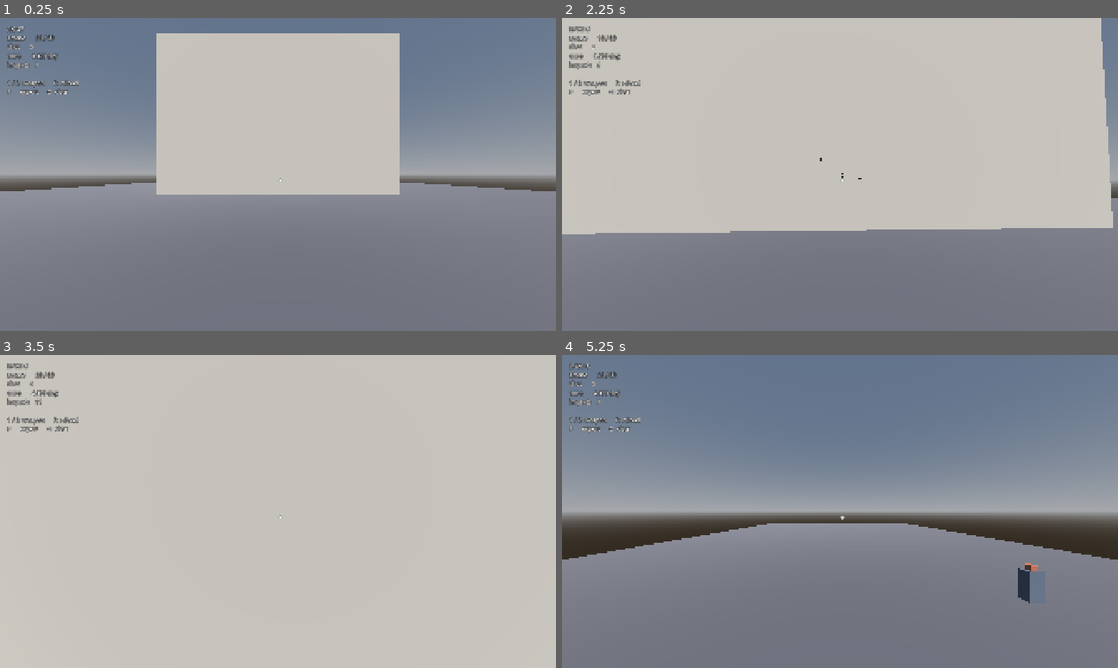
Above: before the commit, frames 1-4 (two rows, left to right).
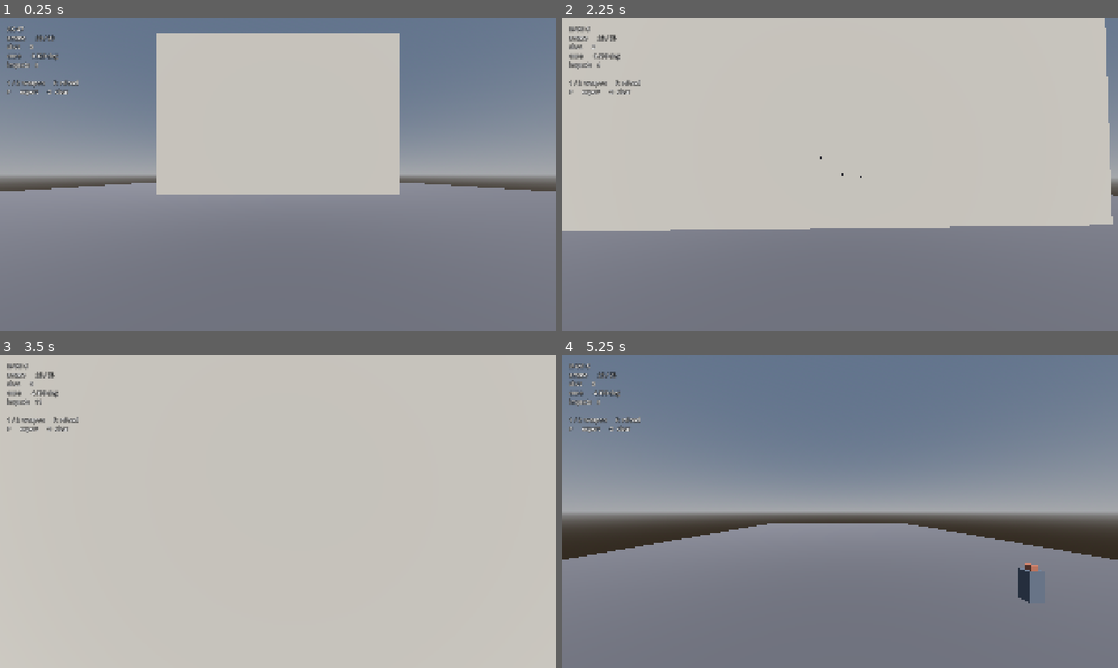
Above: after the commit, the same moments.

Repository: sidcarrollworks/CSGODOT
Game: Godot game, scene res://maps/test_range/test_range.tscn
Same seed, same stepped clock (60 frames per second), same inputs: the game is played once before the commit and once after it. This scene is started directly instead of the project's main scene.
Inputs (mouse positions are in pixels of both pictures, inside the frame that each line leads up to):
- Up to frame 1 (0.25 s): no input
- Up to frame 2 (2.25 s): tap Enter at 0.5 s; move the mouse to (867, 174) at 0.52 s; hold 2 (slot2) 0.53-1.28 s; hold W (move_forward) from 0.53 s (still down); click (867, 174) at 0.67 s; tap Space (jump) at 0.77, 1.52 s; tap Shift (walk) at 0.8, 1.35 s; move the mouse to (812, 174) at 1.27 s; click (812, 174) at 1.42 s; tap 2 (slot2) at 1.55 s; move the mouse to (851, 168) at 2.02 s; press the mouse at (851, 168) at 2.03 s
- Up to frame 3 (3.5 s): keep holding W (move_forward); tap Shift (walk) at 2.3 s; move the mouse to (272, 517) at 2.77 s; release the mouse at (272, 517) at 2.78 s; right-click (272, 517) at 2.85 s; click (272, 517) at 2.92 s; tap Space (jump) at 3.02 s; tap 2 (slot2) at 3.05 s
- Up to frame 4 (5.25 s): keep holding W (move_forward); tap O (reset_range) at 3.5, 4.25, 5 s; move the mouse to (878, 514) at 3.52 s; hold Ctrl (duck) 3.53-4.28 s; click (878, 514) at 3.67 s; tap Space (jump) at 3.77, 4.52 s; tap Shift (walk) at 3.8 s; move the mouse to (795, 508) at 4.27 s; tap P (export_spray) at 4.35 s; click (795, 508) at 4.42 s; tap 2 (slot2) at 4.55 s; move the mouse to (845, 511) at 5.02 s; hold V (noclip) from 5.03 s (still down); click (845, 511) at 5.17 s

The runs differ from the first frame. In frame 1, less than 0.1% of the frame differs, in the area x 50-51%, y 51-53%; in frame 2, 1.0%, in the area x 0-100%, y 0-70%; in frame 3, less than 0.1%; in frame 4, less than 0.1%.

Commit message:
Fix the spray never starting, and the crosshair being off centre
Two bugs Sid reported from the test range, both reproduced headless first.

The spray never advanced. Weapon.update() restarted the pattern whenever the
accumulated view punch had decayed to near zero, as a stand-in for "the
recoil has recovered". But every pattern's first entry is (0, 0) by
definition, so the punch after shot one is already zero and the check fired
between every pair of shots. Every round came out as shot number one, which
is exactly "there is no spray pattern at all". The reset is now keyed on time
off the trigger (recoil_reset_time, 0.4 s), with view recovery left as its
own separate thing.

The tests missed it because every recoil test drove fire() in a loop and
never called update(), which is where the reset lived. There is now a test
that ticks update() and fire() together the way PlayerController does, over a
full magazine, for both weapons.

The first bullet looked like it landed up and left of the crosshair. The gun
was right; the crosshair was wrong. It was a Label holding "+" anchored to
the centre, and a Control's anchors place its top-left corner, so the glyph
was drawn down and right of centre by half its own box. Replaced with
src/ui/crosshair.gd, which draws four ticks around a gap and is centred by
construction, plus a centre dot in the range where the question being asked
is whether a bullet went exactly where it was aimed.

Both spray patterns are now the real ones, read off the CS2 spray plots Sid
supplied: 30 shots for the AK-47 and 25 for the M4A1-S. The plots encode
firing order as saturation with the last round most saturated, so the order
comes from sorting by saturation, with ties inside the encoding's noise
broken by whichever order keeps the path continuous. Both recover the
recognisable shape: climb, sweep left, sweep right.

The shape is measured; the size is not, because the plots carry no angular
scale. Both patterns are scaled together by assuming the AK climbs 16 degrees,
which preserves the relationship between the two guns. recoil_scale on the
weapon corrects it in one number rather than sixty edited rows.

Also: the M4A1-S magazine is 25, not 20. Its spray plot has 25 dots on it.

25 new checks, 190 in total.

Co-Authored-By: Claude Opus 5 (1M context) <noreply@anthropic.com>
Claude-Session: https://claude.ai/code/session_01YJnWJFEo2kKSxD4GAVgMTN

Diff:
--- a/maps/test_range/test_range.gd
+++ b/maps/test_range/test_range.gd
@@ -211,13 +211,11 @@
 	_label.add_theme_constant_override("outline_size", 6)
 	layer.add_child(_label)
 
-	# A crosshair, since aiming at a wall without one is guesswork.
-	var crosshair := Label.new()
-	crosshair.text = "+"
-	crosshair.add_theme_font_size_override("font_size", 28)
-	crosshair.add_theme_color_override("font_outline_color", Color.BLACK)
-	crosshair.add_theme_constant_override("outline_size", 4)
-	crosshair.set_anchors_preset(Control.PRESET_CENTER)
+	# A crosshair, since aiming at a wall without one is guesswork. The centre
+	# dot is on here because this is the range where the question being asked
+	# is whether a bullet went exactly where it was aimed.
+	var crosshair := Crosshair.new()
+	crosshair.centre_dot = true
 	layer.add_child(crosshair)
 
 	add_child(layer)
--- a/reference/spray_patterns/ak47.csv
+++ b/reference/spray_patterns/ak47.csv
@@ -1,34 +1,40 @@
-# PLACEHOLDER PATTERN - NOT MEASURED FROM CS2.
-# Generated from the crude model documented in this directory's README.
-# Replace with real measurements before judging how the weapon feels.
+# Measured from a CS2 spray plot supplied by Sid on 2026-09-21.
+# Dot positions read off the plot; shot order from the plot's
+# saturation ramp, where the last round is the most saturated.
+#
+# SCALE IS THE ONE ESTIMATED NUMBER HERE. The plot carries no
+# angular scale, so both patterns are scaled together by assuming
+# the AK-47 climbs 16.0 degrees from first shot to the top of the
+# pattern. The SHAPE is measured; the SIZE is not. To correct it,
+# set recoil_scale on the weapon rather than editing these rows.
 # shot,x_degrees,y_degrees
 0,0.0000,0.0000
-1,0.0000,1.6000
-2,0.0000,3.2000
-3,0.0000,4.8000
-4,0.0000,6.4000
-5,0.0000,7.2000
-6,0.5500,8.0000
-7,1.1000,8.8000
-8,1.6500,9.6000
-9,2.2000,10.4000
-10,2.7500,11.2000
-11,3.3000,11.3200
-12,3.8500,11.4400
-13,2.9500,11.5600
-14,2.0500,11.6800
-15,1.1500,11.8000
-16,0.2500,11.9200
-17,-0.6500,12.0400
-18,-1.5500,12.1600
-19,-2.4500,12.2800
-20,-3.3500,12.4000
-21,-2.8500,12.5200
-22,-2.3500,12.6400
-23,-1.8500,12.7600
-24,-1.3500,12.8800
-25,-0.8500,13.0000
-26,-0.3500,13.1200
-27,0.1500,13.2400
-28,0.6500,13.3600
-29,1.1500,13.4800
+1,0.2542,0.5055
+2,0.0026,1.9531
+3,0.1631,4.1515
+4,0.2486,6.6113
+5,-0.6829,8.7215
+6,-1.2827,10.7515
+7,-2.2181,12.1975
+8,-1.1087,13.6378
+9,2.1886,13.2109
+10,3.7230,13.6369
+11,2.7059,14.2266
+12,3.8886,14.3145
+13,5.9126,14.1398
+14,6.1727,14.3118
+15,3.3799,14.6579
+16,1.5985,14.9092
+17,-1.2866,15.6732
+18,0.5849,15.3154
+19,-2.3846,14.9888
+20,-3.9969,14.8236
+21,-2.7158,14.9087
+22,-2.1334,15.3312
+23,-1.6190,16.0000
+24,-3.0688,15.6754
+25,-3.3915,15.7553
+26,-1.8675,15.7581
+27,0.4809,15.5221
+28,3.8084,14.6595
+29,5.0675,14.3980
--- a/reference/spray_patterns/m4a1s.csv
+++ b/reference/spray_patterns/m4a1s.csv
@@ -1,24 +1,35 @@
-# PLACEHOLDER PATTERN - NOT MEASURED FROM CS2.
-# Generated from the crude model documented in this directory's README.
-# Replace with real measurements before judging how the weapon feels.
+# Measured from a CS2 spray plot supplied by Sid on 2026-09-21.
+# Dot positions read off the plot; shot order from the plot's
+# saturation ramp, where the last round is the most saturated.
+#
+# SCALE IS THE ONE ESTIMATED NUMBER HERE. The plot carries no
+# angular scale, so both patterns are scaled together by assuming
+# the AK-47 climbs 16.0 degrees from first shot to the top of the
+# pattern. The SHAPE is measured; the SIZE is not. To correct it,
+# set recoil_scale on the weapon rather than editing these rows.
 # shot,x_degrees,y_degrees
 0,0.0000,0.0000
-1,0.0548,1.1000
-2,0.1363,2.2000
-3,0.0897,3.3000
-4,-0.1239,3.9500
-5,-0.3421,4.6000
-6,-0.2705,5.2500
-7,0.0059,5.9000
-8,0.2778,6.5500
-9,0.3395,7.2000
-10,0.1442,7.8500
-11,-0.1601,7.9300
-12,-0.3433,8.0100
-13,-0.2667,8.0900
-14,0.0118,8.1700
-15,0.2813,8.2500
-16,0.3380,8.3300
-17,0.1389,8.4100
-18,-0.1653,8.4900
-19,-0.3444,8.5700
+1,-0.0019,0.3340
+2,-0.0046,0.6615
+3,0.1641,1.5998
+4,-0.0822,2.7874
+5,0.3307,4.2231
+6,0.4938,5.5850
+7,-0.6019,7.2751
+8,-0.9330,7.4497
+9,-2.2160,7.6146
+10,-1.6996,7.9518
+11,-0.6036,8.3800
+12,1.0101,8.4651
+13,2.3567,8.1262
+14,3.3798,8.0379
+15,4.3090,8.1257
+16,3.7296,8.2926
+17,2.8739,8.4642
+18,3.5500,8.5458
+19,4.0522,8.3772
+20,1.8601,8.3791
+21,1.4235,8.6289
+22,-0.0033,8.7921
+23,-0.5101,9.3894
+24,-0.6923,9.5695
--- /dev/null
+++ b/src/ui/crosshair.gd
@@ -0,0 +1,55 @@
+class_name Crosshair
+extends Control
+
+## A CS-style crosshair: four ticks around a centre gap, drawn rather than
+## typed.
+##
+## It has to be exactly on the point the bullet goes through, because that is
+## the only thing anyone can use to judge whether aiming is correct. A Label
+## holding "+" cannot do that: a Control's anchors position its top-left
+## corner, so a centred Label puts the glyph down and to the right of the
+## centre by half its own box, and the first bullet then appears to land up
+## and to the left. That was a real bug, reported as the gun shooting off
+## centre.
+
+@export var gap: float = 4.0
+@export var length: float = 7.0
+@export var thickness: float = 2.0
+@export var outline: float = 1.0
+@export var colour: Color = Color(0.2, 1.0, 0.4)
+@export var outline_colour: Color = Color(0, 0, 0, 0.85)
+
+## Draw a dot in the middle as well. Useful while tuning, since it marks the
+## exact pixel a shot with no spread passes through.
+@export var centre_dot: bool = false
+
+
+func _ready() -> void:
+	# The whole viewport, so the centre of this Control is the centre of the
+	# screen no matter how the window is resized.
+	set_anchors_and_offsets_preset(Control.PRESET_FULL_RECT)
+	mouse_filter = Control.MOUSE_FILTER_IGNORE
+	get_viewport().size_changed.connect(queue_redraw)
+
+
+func _draw() -> void:
+	var centre := size * 0.5
+	var half := thickness * 0.5
+
+	# Vertical ticks above and below, horizontal ticks left and right.
+	var arms: Array[Rect2] = [
+		Rect2(centre.x - half, centre.y - gap - length, thickness, length),
+		Rect2(centre.x - half, centre.y + gap, thickness, length),
+		Rect2(centre.x - gap - length, centre.y - half, length, thickness),
+		Rect2(centre.x + gap, centre.y - half, length, thickness),
+	]
+
+	for arm in arms:
+		draw_rect(arm.grow(outline), outline_colour)
+	for arm in arms:
+		draw_rect(arm, colour)
+
+	if centre_dot:
+		var dot := Rect2(centre.x - half, centre.y - half, thickness, thickness)
+		draw_rect(dot.grow(outline), outline_colour)
+		draw_rect(dot, colour)
--- a/src/weapons/weapon.gd
+++ b/src/weapons/weapon.gd
@@ -108,11 +108,17 @@
 		var length := accumulated_punch.length()
 		if length > 0.0:
 			accumulated_punch *= maxf(length - recovery, 0.0) / length
-
-		# Back to the start of the pattern once the view has settled.
 		if accumulated_punch.length() < 0.01:
 			accumulated_punch = Vector2.ZERO
-			_shot_index = 0
+
+	# Back to the top of the pattern once the trigger has been off long enough.
+	#
+	# Keyed on time, not on how far the view has recovered. Every pattern's
+	# first entry is (0, 0), so the punch after shot one is zero and a
+	# recovery test would reset the spray before it had begun: every shot came
+	# out as shot one and the gun had no pattern at all.
+	if since_shot > data.recoil_reset_time:
+		_shot_index = 0
 
 	_inaccuracy = maxf(
 		_inaccuracy - data.inaccuracy_recovery_rate * dt, 0.0
@@ -157,8 +163,8 @@
 
 	var previous := Vector2.ZERO
 	if _shot_index > 0:
-		previous = RecoilPattern.offset_for(data.recoil_pattern, _shot_index - 1)
-	var current := RecoilPattern.offset_for(data.recoil_pattern, _shot_index)
+		previous = data.recoil_offset(_shot_index - 1)
+	var current := data.recoil_offset(_shot_index)
 	var punch := (current - previous) * data.recoil_view_fraction
 
 	# The bullet goes where the crosshair will be after this shot's kick, so
--- a/src/weapons/weapon_data.gd
+++ b/src/weapons/weapon_data.gd
@@ -60,14 +60,32 @@
 ## Per-shot aim offsets in degrees, indexed by shot number. This is the spray
 ## pattern, and it is the single most recognisable thing about a CS weapon.
 ##
-## Loaded from reference/spray_patterns/<name>.csv. The file shipped with the
-## project is a placeholder generated from a crude model, NOT the real
-## pattern. See that directory's README.
+## Loaded from reference/spray_patterns/<name>.csv, which is read off a CS2
+## spray plot. The shape is measured; the overall size is an estimate, and
+## recoil_scale below is the one knob for correcting it.
 @export var recoil_pattern: PackedVector2Array = PackedVector2Array()
 
-## How fast accumulated recoil decays once you stop firing, in pattern indices
-## per second. CS returns your aim over a short window rather than instantly.
+## Multiplies every entry in the pattern.
+##
+## The plots the patterns were read from carry no angular scale, so the size
+## of the spray is the one part of it that was not measured. This exists so
+## that correcting it is one number against a reference spray, rather than
+## thirty rows edited by hand. See reference/spray_patterns/README.md.
+@export var recoil_scale: float = 1.0
+
+## How fast accumulated view punch eases back once you stop firing, in degrees
+## per second. This returns the camera; it does not rewind the pattern.
 @export var recoil_recovery_rate: float = 10.0
+
+## How long the trigger has to be off before the spray starts from the top
+## again, in seconds.
+##
+## This is deliberately a time and not a test on how far the view has
+## recovered. The first entry of a pattern is (0, 0) by definition, so the
+## accumulated punch after shot one is zero, and a recovery test would decide
+## the spray had finished before it had started. That bug made every shot
+## shot number one and flattened the pattern entirely.
+@export var recoil_reset_time: float = 0.4
 
 ## How much of the recoil offset is applied to the view rather than only to
 ## where the bullets go. At 1.0 the crosshair climbs with the spray, which is
@@ -94,6 +112,13 @@
 @export var inaccuracy_speed_threshold: float = 55.0
 
 
+## The pattern offset for a shot, scaled, holding the last entry once the
+## pattern runs out. CS patterns cover the magazine; anything past the end
+## should not move.
+func recoil_offset(shot_index: int) -> Vector2:
+	return RecoilPattern.offset_for(recoil_pattern, shot_index) * recoil_scale
+
+
 ## Damage at a given distance, before armour.
 func damage_at(distance: float) -> float:
 	return base_damage * pow(range_modifier, distance / falloff_distance)
--- a/src/weapons/weapon_library.gd
+++ b/src/weapons/weapon_library.gd
@@ -7,6 +7,9 @@
 ## the sources disagree in places. They are a starting point for tuning and
 ## should not be trusted until someone has checked them in game. See
 ## reference/weapon_stats.md for where each one came from.
+##
+## The two exceptions are the spray patterns and the M4A1-S magazine size,
+## which come from CS2 spray plots Sid supplied on 2026-09-21.
 
 static func ak47() -> WeaponData:
 	var data := WeaponData.new()
@@ -51,8 +54,10 @@
 	data.range_modifier = 0.94
 
 	data.cycle_time = 0.1  # 600 RPM
-	data.magazine_size = 20
-	data.reserve_ammo = 80
+	# 25, not the 20 this used to say. The CS2 spray plot for this weapon has
+	# 25 dots on it, which settles it.
+	data.magazine_size = 25
+	data.reserve_ammo = 75
 	data.reload_time = 3.1
 
 	data.max_player_speed = 225.0
--- a/tests/run_weapon_tests.gd
+++ b/tests/run_weapon_tests.gd
@@ -27,6 +27,10 @@
 		_test_deterministic_spread()
 		_test_recoil_follows_the_pattern()
 		_test_recoil_recovers()
+		_test_held_trigger_walks_the_whole_pattern()
+		_test_spray_resets_on_time()
+		_test_patterns_are_the_measured_ones()
+		_test_recoil_scale()
 		_test_inaccuracy_by_state()
 		_test_damage_falloff()
 		_test_hitbox_multipliers()
@@ -41,6 +45,7 @@
 
 	_test_headshot_registers()
 	_test_wall_blocks_the_shot()
+	_test_crosshair_is_centred()
 	_report()
 	return true
 
@@ -192,6 +197,159 @@
 	)
 
 
+## Drives update() and fire() together, the way PlayerController does.
+##
+## This is the shape the bug hid in: every earlier recoil test called fire()
+## in a loop and never called update(), so nothing exercised the reset that
+## runs between shots. In the game the spray never got past shot one and the
+## gun had no pattern at all.
+func _test_held_trigger_walks_the_whole_pattern() -> void:
+	for data in [WeaponLibrary.ak47(), WeaponLibrary.m4a1s()]:
+		var weapon := Weapon.new(data)
+		var state := _standing()
+		var now := 0
+		var indices: Array[int] = []
+		var climb: Array[float] = []
+
+		# Two magazines' worth of ticks, trigger held the whole time.
+		for tick in int(data.magazine_size * data.cycle_time * 2.0 / DT):
+			now += int(DT * SECOND)
+			weapon.update(DT, now)
+			var shot := weapon.fire(now, 1.0, Vector3.ZERO, 0.0, 0.0, state)
+			if shot != null:
+				indices.append(shot.shot_index)
+				climb.append(weapon.accumulated_punch.y)
+
+		_check_equal(
+			indices.size(), data.magazine_size,
+			"%s empties its magazine on a held trigger" % data.display_name
+		)
+		var walked := true
+		for i in indices.size():
+			if indices[i] != i:
+				walked = false
+				break
+		_check(
+			walked,
+			"%s walks the pattern 0..%d rather than repeating a shot (%s)"
+				% [data.display_name, data.magazine_size - 1, indices.slice(0, 6)]
+		)
+		if climb.size() > 8:
+			_check(
+				climb[7] > 3.0,
+				"%s view has climbed by the eighth shot (%.2f degrees)"
+					% [data.display_name, climb[7]]
+			)
+
+
+## The spray restarts on time off the trigger, not on how far the view has
+## recovered. A pattern's first entry is (0, 0), so punch after shot one is
+## zero and a recovery test resets a spray that has not started.
+func _test_spray_resets_on_time() -> void:
+	var data := WeaponLibrary.ak47()
+	var weapon := Weapon.new(data)
+	var state := _standing()
+	var now := 0
+
+	# One shot, then wait less than the reset time.
+	now += int(DT * SECOND)
+	weapon.update(DT, now)
+	var first := weapon.fire(now, 1.0, Vector3.ZERO, 0.0, 0.0, state)
+	_check(first != null and first.shot_index == 0, "the first shot is shot zero")
+	_check_near(
+		weapon.accumulated_punch.length(), 0.0,
+		"the first shot applies no punch, because the pattern starts at zero"
+	)
+
+	var short_wait := int(data.recoil_reset_time * 0.5 * SECOND)
+	var target := now + short_wait
+	while now < target:
+		now += int(DT * SECOND)
+		weapon.update(DT, now)
+	_check_equal(
+		weapon.shot_index(), 1,
+		"a pause shorter than the reset time keeps the place in the pattern"
+	)
+
+	var long_wait := int(data.recoil_reset_time * 1.5 * SECOND)
+	target = now + long_wait
+	while now < target:
+		now += int(DT * SECOND)
+		weapon.update(DT, now)
+	_check_equal(
+		weapon.shot_index(), 0,
+		"a pause longer than the reset time starts the pattern again"
+	)
+
+
+## The patterns are the ones read off the CS2 spray plots, not placeholders.
+func _test_patterns_are_the_measured_ones() -> void:
+	var ak := WeaponLibrary.ak47()
+	var m4 := WeaponLibrary.m4a1s()
+
+	_check_equal(ak.recoil_pattern.size(), 30, "the AK pattern covers 30 rounds")
+	_check_equal(m4.recoil_pattern.size(), 25, "the M4A1-S pattern covers 25 rounds")
+	_check_equal(
+		ak.magazine_size, ak.recoil_pattern.size(),
+		"the AK magazine and its pattern are the same length"
+	)
+	_check_equal(
+		m4.magazine_size, m4.recoil_pattern.size(),
+		"the M4A1-S magazine and its pattern are the same length"
+	)
+
+	for data in [ak, m4]:
+		_check(
+			data.recoil_pattern[0] == Vector2.ZERO,
+			"%s puts its first bullet exactly on the crosshair" % data.display_name
+		)
+
+	# The opening of both patterns is a near-vertical climb, which is the part
+	# a player learns first and the part most obviously wrong if the shot
+	# order came out backwards.
+	for data in [ak, m4]:
+		var rising := true
+		for i in range(1, 8):
+			if data.recoil_pattern[i].y <= data.recoil_pattern[i - 1].y:
+				rising = false
+				break
+		_check(
+			rising,
+			"%s climbs on every one of its first eight shots" % data.display_name
+		)
+		var drift: float = absf(data.recoil_pattern[4].x)
+		_check(
+			drift < absf(data.recoil_pattern[4].y),
+			"%s climbs further than it drifts early on (%.2f across, %.2f up)"
+				% [data.display_name, drift, data.recoil_pattern[4].y]
+		)
+
+	_check(
+		ak.recoil_pattern[29].y > m4.recoil_pattern[24].y,
+		"the AK ends up higher than the M4A1-S (%.1f vs %.1f degrees)"
+			% [ak.recoil_pattern[29].y, m4.recoil_pattern[24].y]
+	)
+
+
+## The size of the spray is the one part of the pattern that was estimated
+## rather than measured, so it has to be correctable without editing the rows.
+func _test_recoil_scale() -> void:
+	var data := WeaponLibrary.ak47()
+	data.inaccuracy_standing = 0.0
+	data.inaccuracy_per_shot = 0.0
+	data.recoil_scale = 0.5
+
+	var weapon := Weapon.new(data)
+	var cycle := int(data.cycle_time * SECOND)
+	for shot in 5:
+		weapon.fire(shot * cycle, 0.0, Vector3.ZERO, 0.0, 0.0, _standing())
+
+	_check_near(
+		weapon.accumulated_punch.y, data.recoil_pattern[4].y * 0.5,
+		"recoil_scale halves how far the view climbs"
+	)
+
+
 func _test_inaccuracy_by_state() -> void:
 	var weapon := Weapon.new(WeaponLibrary.ak47())
 
@@ -340,6 +498,38 @@
 
 # --- Harness --------------------------------------------------------------
 
+## The crosshair has to sit exactly on the point a bullet with no spread
+## passes through, because it is the only reference anyone has for judging
+## whether aiming is right.
+##
+## The bug this guards: the crosshair was a Label anchored to the centre. A
+## Control's anchors place its top-left corner, so the glyph was drawn down
+## and right of centre by half its own box, and the first bullet looked like
+## it landed up and to the left. The gun was fine; the crosshair was not.
+func _test_crosshair_is_centred() -> void:
+	var crosshair := Crosshair.new()
+	root.add_child(crosshair)
+	var viewport: Vector2 = root.get_visible_rect().size
+
+	_check(
+		crosshair.position.is_equal_approx(Vector2.ZERO),
+		"the crosshair starts at the origin rather than at the centre (%s)"
+			% crosshair.position
+	)
+	_check(
+		crosshair.size.is_equal_approx(viewport),
+		"the crosshair covers the whole viewport (%s of %s)"
+			% [crosshair.size, viewport]
+	)
+	# Which is what makes its own centre the centre of the screen, and that
+	# is the point it draws itself around.
+	_check(
+		(crosshair.position + crosshair.size * 0.5).is_equal_approx(viewport * 0.5),
+		"so what it draws around is the centre of the screen"
+	)
+	crosshair.queue_free()
+
+
 func _check(condition: bool, description: String) -> void:
 	_checks += 1
 	if condition:
Not shown, added: src/ui/crosshair.gd.uid
Not shown, changed: README.md
Not shown, changed: reference/spray_patterns/README.md
Not shown, changed: reference/weapon_stats.md
